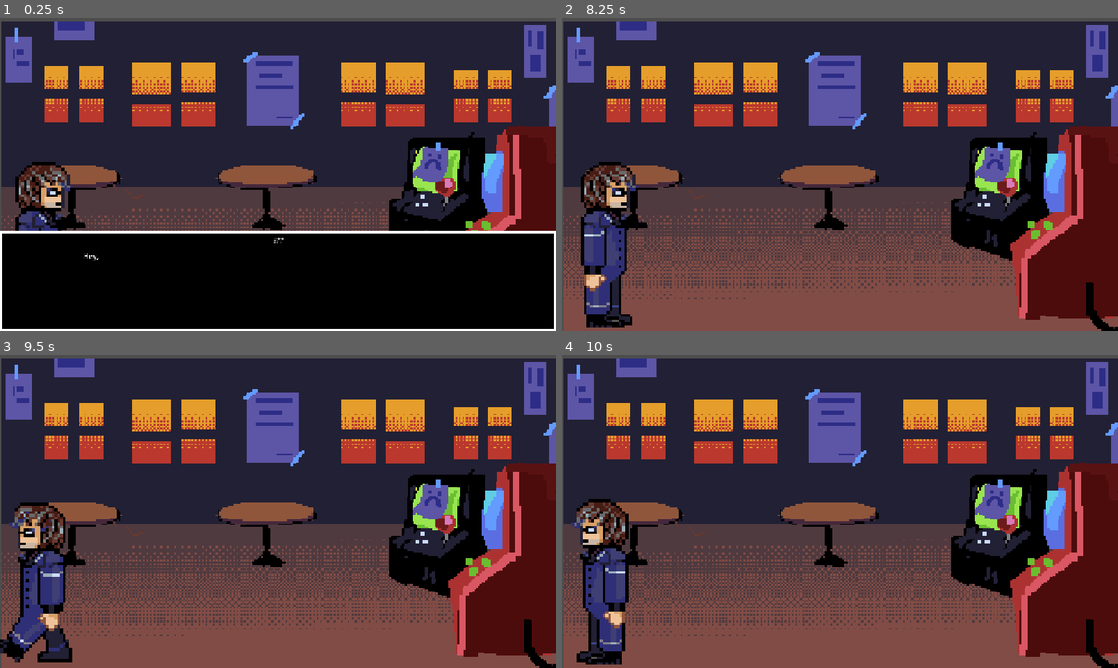
Above: before the commit, frames 1-4 (two rows, left to right).
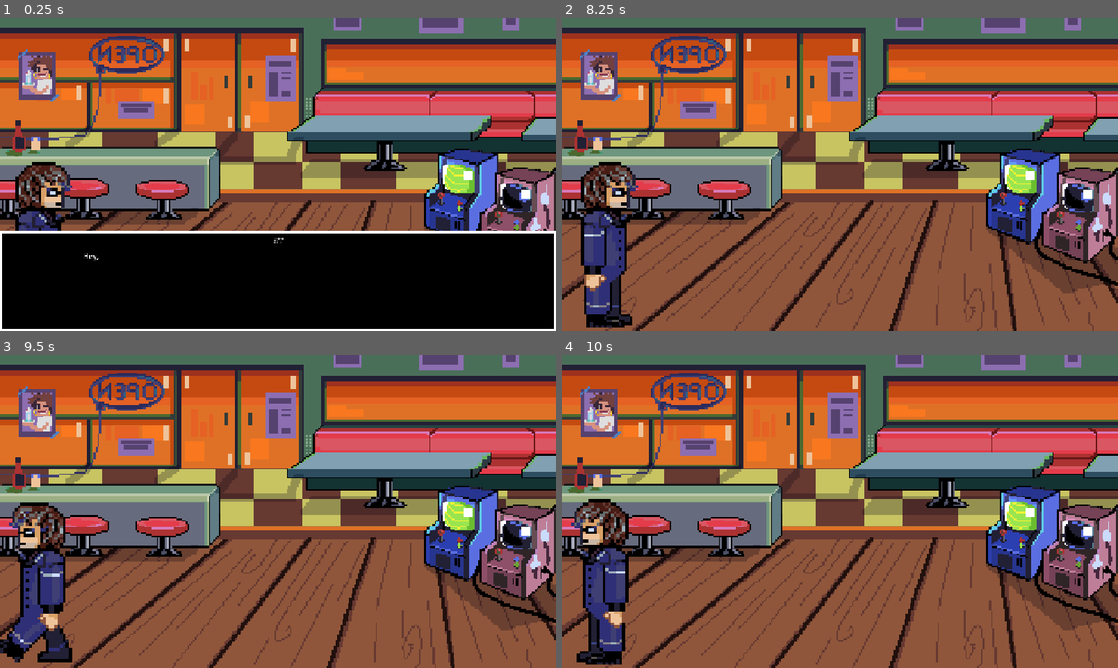
Above: after the commit, the same moments.

Repository: CAHSI-Game-Studios/CGS-project
Game: Godot game, scene res://core/scenes/IntroductionScene.tscn
The game is run twice, just before and just after one commit, with the same random seed, the same clock (stepped at 60 frames per second) and the same inputs. This scene is started directly instead of the project's main scene.
Inputs (mouse positions are in pixels of both pictures, inside the frame that each line leads up to):
- Up to frame 1 (0.25 s): no input
- Up to frame 2 (8.25 s): move the mouse to (962, 158) at 0.52 s; hold D (move_right) 0.53-1.28 s; hold T (open_terminal) 0.53-1.28 s; click (962, 158) at 0.67 s; move the mouse to (728, 190) at 1.27 s; hold S (move_down) 1.28-2.03 s; tap T (open_terminal) every 1.5 s from 1.35 to 7.35 s; move the mouse to (895, 105) at 2.02 s; hold D (move_right) 2.03-2.78 s; hold T (open_terminal) 2.03-2.78 s; move the mouse to (812, 237) at 2.77 s; hold W (move_up) 2.78-3.53 s; click (812, 237) at 2.92 s; move the mouse to (1006, 221) at 3.52 s; hold T (open_terminal) 3.53-4.28 s; hold A (move_left) 3.53-5.03 s; tap Enter at 4.25, 5.75, 7.25 s; move the mouse to (673, 127) at 4.27 s; tap Space at 5, 6.5, 8 s; move the mouse to (867, 174) at 5.02 s; hold S (move_down) 5.03-5.78 s; hold T (open_terminal) 5.03-5.78 s; click (867, 174) at 5.17 s; move the mouse to (756, 96) at 5.77 s; hold D (move_right) 5.78-6.53 s; move the mouse to (962, 158) at 6.52 s; hold W (move_up) 6.53-7.28 s; hold T (open_terminal) 6.53-7.28 s; move the mouse to (728, 190) at 7.27 s; hold D (move_right) 7.28-8.03 s; click (728, 190) at 7.42 s; move the mouse to (895, 105) at 8.02 s; hold S (move_down) from 8.03 s (still down); hold T (open_terminal) from 8.03 s (still down)
- Up to frame 3 (9.5 s): move the mouse to (250, 574) at 8.77 s; release S (move_down) at 8.78 s; release T (open_terminal) at 8.78 s; hold A (move_left) from 8.78 s (still down); tap T (open_terminal) at 8.85 s
- Up to frame 4 (10 s): move the mouse to (1006, 558) at 9.52 s; release A (move_left) at 9.53 s; hold W (move_up) from 9.53 s (still down); hold T (open_terminal) from 9.53 s (still down); click (1006, 558) at 9.67 s

The runs differ from the first frame. In frame 1, 60% of the frame differs, in the area x 0-100%, y 0-68%; in frame 2, 73%; in frame 3, 73%, in the area x 0-100%, y 0-100%; in frame 4, 73%.

Commit message:
Update the background

Diff:
--- a/src/core/scenes/IntroductionScene.tscn
+++ b/src/core/scenes/IntroductionScene.tscn
@@ -18,8 +18,8 @@
 starting_dialogue = ExtResource("2_3wr1h")
 
 [node name="Background" type="Sprite2D" parent="." unique_id=49960140]
-position = Vector2(641, 367)
-scale = Vector2(3.9968748, 4.0000005)
+position = Vector2(640, 360)
+scale = Vector2(4, 4)
 texture = ExtResource("1_6x27y")
 
 [node name="Player" parent="." unique_id=1423827142 instance=ExtResource("2_caop8")]
Binary file changed: src/core/assets/Pizzeria_Scene.png
